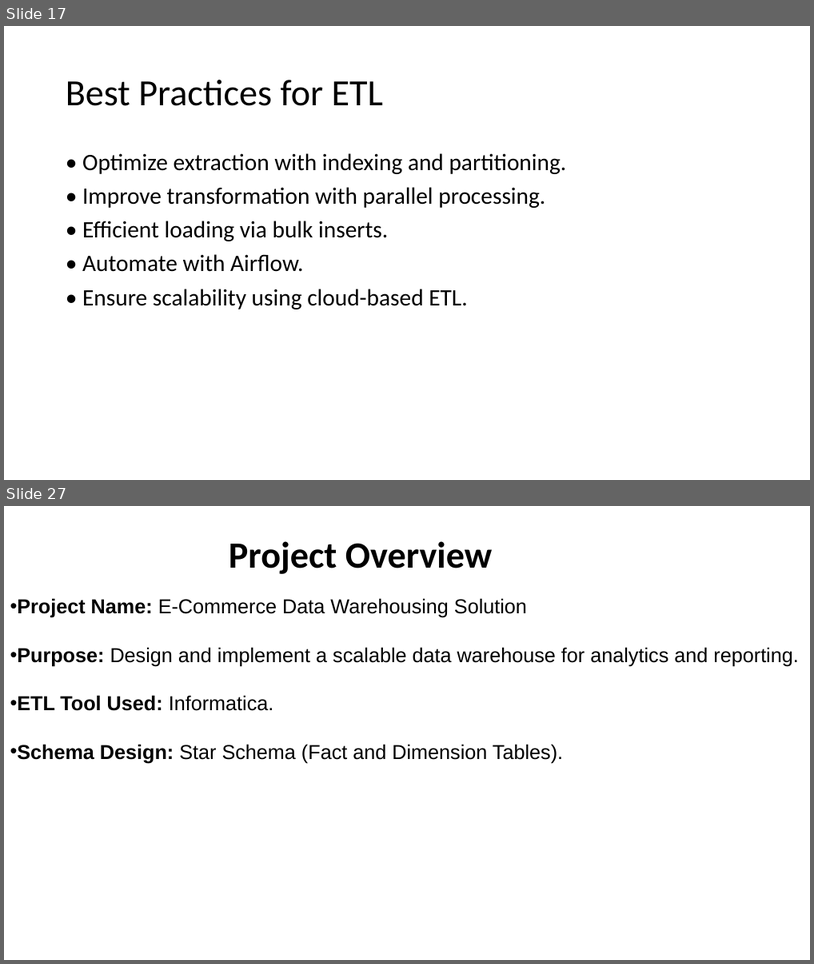
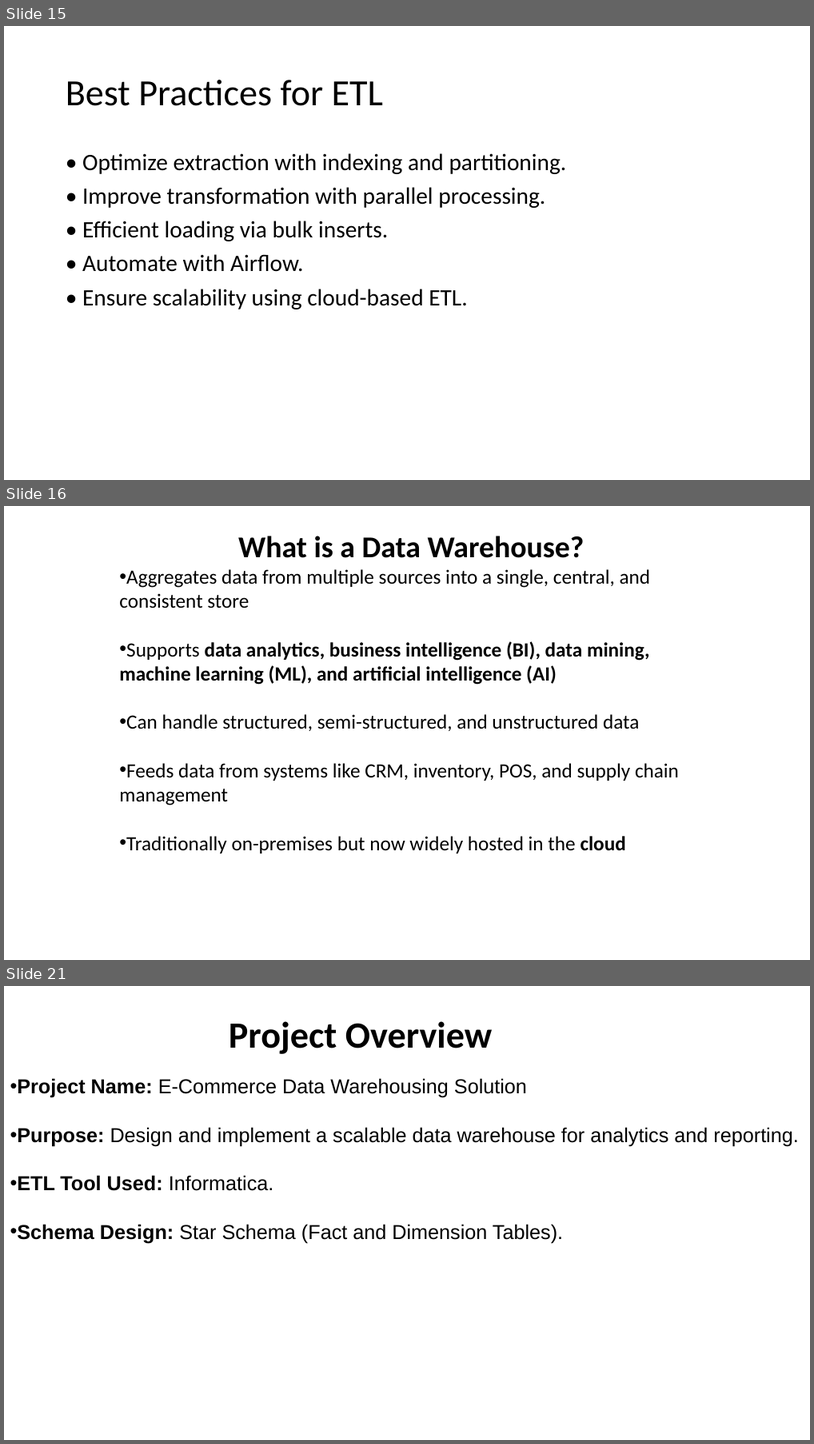
Before and after one commit to AbdulRahmanMohammedEid/E-commerce-Data-Warehouse, a slide deck: e commerce presentation.pptx. Shown one above the other, each under a label of ours: slides 17 and 27 before the commit, slides 15, 16 and 21 after it; the slides between them are not shown. The pictures are 814x964 and 814x1444 pixels, drawn with LibreOffice and Linux fonts; fonts in the diff are those of the drawing. Boxes give left, top, right and bottom in pixels: in the first picture for what was removed or moved away, otherwise in the second. Text is boxed around its words. In the diff, an @@ line names an element or a change of style, - is before the commit and + after.

```diff
--- a/e commerce presentation.pptx
+++ b/e commerce presentation.pptx
@@ slide 16 added at (4,506,810,960), background #FFFFFF @@
@@ text added at (119,536,679,853), 24 pt, text #000000 @@
+What is a Data Warehouse?
+• Aggregates data from multiple sources into a single, central, and consistent store
+• Supports data analytics, business intelligence (BI), data mining, machine learning (ML), and artificial intelligence (AI)
+• Can handle structured, semi-structured, and unstructured data
+• Feeds data from systems like CRM, inventory, POS, and supply chain management
+• Traditionally on-premises but now widely hosted in the cloud
@@ what was slide 17 is now slide 15 @@
@@ what was slide 27 is now slide 21 @@
```
Also in this commit, not shown: 2 slides changed, 6 other slides added, 13 slides removed.
